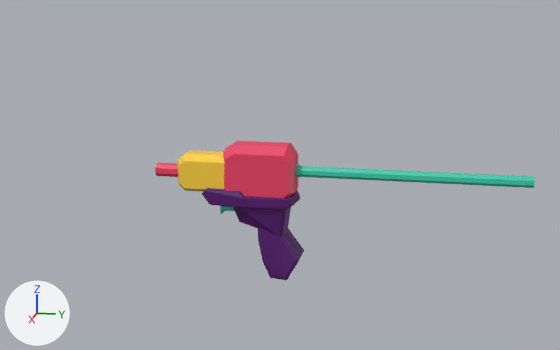
The Blender file Modelado/arma.blend: old version first, new version second.
Both versions are drawn from a 50 mm camera at (16.27, 4.0, 4.8) aimed at (0.11, 0.77, 0.76). Lighting does not change. The marker at lower left points along +X, +Y and +Z. The same objects are shown in both versions, whatever each file hides.

Before the edit, the objects in view are built like this:
```python
me_plane = bpy.data.meshes.new('Plane')
me_plane.from_pydata(...)  # 354 vertices, 306 faces; spans x -0.5..0.5, y -2.08..6.08, z -1.58..1.44
me_plane.materials.append(mat_pistola)  # picture img_colores_pistola_png
ob_pistola = bpy.data.objects.new('pistola', me_plane)
ob_pistola.location = (0.0, 0.0, 0.0)
```
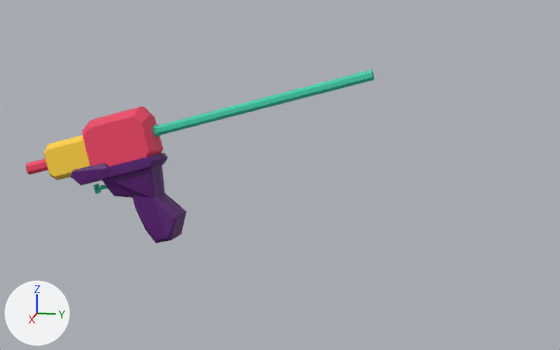
Where the change shows, as pixel boxes [x1, y1, x2, y2] in the pictures (560 x 350 px; the box of a moved part takes in the faces that stretch with it):
'pistola', reshaped, moved, turned: before [155, 141, 535, 280]; after [26, 70, 374, 243]
part 1 of me_plane, moved or reshaped: before [233, 207, 304, 280]; after [102, 165, 187, 243]
part 2 of me_plane, moved or reshaped: before [202, 188, 300, 210]; after [71, 153, 168, 185]
part 3 of me_plane, moved or reshaped: before [223, 141, 298, 198]; after [82, 106, 163, 166]
part 4 of me_plane, moved or reshaped: before [178, 150, 224, 192]; after [43, 135, 90, 180]
part 5 of me_plane, moved or reshaped: before [220, 206, 235, 214]; after [93, 184, 108, 194]
part 6 of me_plane, moved or reshaped: before [155, 163, 178, 177]; after [26, 159, 48, 175]
part 7 of me_plane, moved or reshaped: before [296, 165, 535, 188]; after [153, 70, 374, 137]

What changed in the scene script:
```text
Change me_plane:
    where me_plane.from_pydata(...)  # 354 vertices, 306 faces; spans x -0.5..0.5, y -2.08..6.08, z -1.58..1.44
    used by ob_pistola; location = (0.0, 0.0, 0.0)
    me_plane part 1: the loose piece of 50 vertices spanning x -0.43..0.43, y -0.31..1.24, z -1.58..0.13 is moved by (0.33, 0.0, -0.94)
    me_plane part 2: the loose piece of 45 vertices spanning x -0.5..0.5, y -0.94..1.2, z 0.07..0.44 is moved by (0.33, 0.0, -0.94)
    me_plane part 3: the loose piece of 35 vertices spanning x -0.42..0.42, y -0.5..1.12, z 0.2..1.44 is moved by (0.33, 0.0, -0.94)
    me_plane part 4: the loose piece of 30 vertices spanning x -0.34..0.34, y -1.56..-0.34, z 0.31..1.16 is moved by (0.33, 0.0, -0.94)
    me_plane part 5: the loose piece of 24 vertices spanning x -0.11..0.11, y -0.59..0.08, z -0.2..0.01 is moved by (0.33, 0.0, -0.94)
    me_plane part 6: the loose piece of 40 vertices spanning x -0.14..0.14, y -2.08..-1.36, z 0.59..0.86 is moved by (0.33, 0.0, -0.94)
    me_plane part 7: the loose piece of 130 vertices spanning x -0.12..0.12, y 1.11..6.08, z 0.7..0.96 is moved by (0.33, 0.0, -0.94)
Change ob_pistola:
    ob_pistola.location: (0.0, 0.0, 0.0) -> (-0.17, -3.17, 1.39)
    ob_pistola.rotation_euler: (0.0, 0.0, 0.0) -> (0.276, -0.124, 0.0)  # degrees (0, 0, 0) -> degrees (16, -7.1, 0)
```
